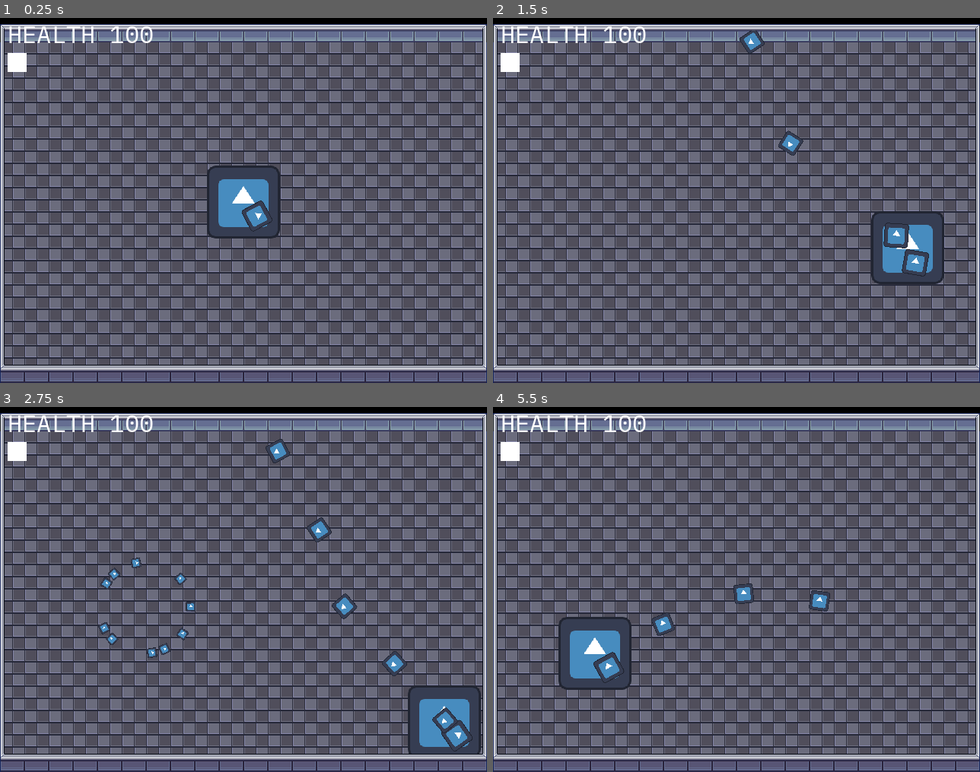
Above: before the commit, frames 1-4 (two rows, left to right).
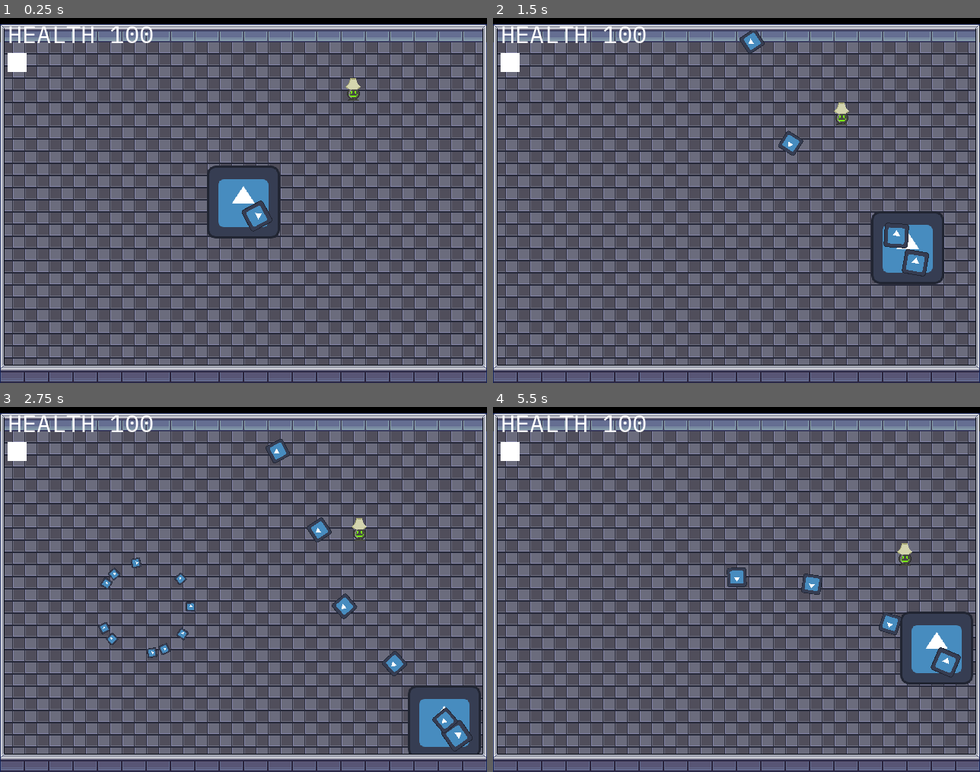
Above: after the commit, the same moments.

Repository: kevinfiddick/kill-switch
Game: Godot game, scene res://scenes/TestLevel.tscn
Two runs of this game, one before a commit and one after it. Both use one fixed random seed, a clock stepped at 60 frames per second and the inputs below. This scene is started directly instead of the project's main scene. The engine's default icon, where the game draws it, is replaced by a stand-in: a white triangle on a blue panel in a dark square.
Inputs (mouse positions are in pixels of both pictures, inside the frame that each line leads up to):
- Up to frame 1 (0.25 s): no input
- Up to frame 2 (1.5 s): move the mouse to (843, 182) at 0.52 s; press the mouse at (843, 182) at 0.53 s; hold D (right) 0.53-1.28 s; move the mouse to (639, 218) at 1.27 s; release the mouse at (639, 218) at 1.28 s; hold Down (down) from 1.28 s (still down); right-click (639, 218) at 1.35 s
- Up to frame 3 (2.75 s): move the mouse to (292, 509) at 2.02 s; release Down (down) at 2.03 s; press the mouse at (292, 509) at 2.03 s; hold D (right) from 2.03 s (still down)
- Up to frame 4 (5.5 s): move the mouse to (712, 662) at 2.77 s; release D (right) at 2.78 s; release the mouse at (712, 662) at 2.78 s; hold Up (up) 2.78-3.53 s; right-click (712, 662) at 2.85 s; move the mouse to (882, 644) at 3.52 s; press the mouse at (882, 644) at 3.53 s; hold Left (left) 3.53-5.03 s; move the mouse to (590, 534) at 4.27 s; release the mouse at (590, 534) at 4.28 s; right-click (590, 534) at 4.35 s; move the mouse to (760, 589) at 5.02 s; press the mouse at (760, 589) at 5.03 s; hold Down (down) from 5.03 s (still down)

The runs differ from the first frame. In frame 1, 0.1% of the frame differs, in the area x 70-75%, y 16-23%; in frame 2, 0.1%; in frame 3, 0.1%; in frame 4, 6.7%, in the area x 13-99%, y 37-78%.

Commit message:
basic follow script

Diff:
--- a/scenes/EnemyLamp.tscn
+++ b/scenes/EnemyLamp.tscn
@@ -1,15 +1,16 @@
 [gd_scene load_steps=6 format=3 uid="uid://livwjhvch2l5"]
 
+[ext_resource type="Script" path="res://scripts/enemy-lamp/EnemyLamp.gd" id="1_e8ihl"]
 [ext_resource type="Texture2D" uid="uid://ciipvnn7hl8ka" path="res://lamp_enemy_1.png" id="1_jdv2o"]
 [ext_resource type="PackedScene" uid="uid://c4d2o7kq4cvo8" path="res://scenes/state-machine/StateMachine.tscn" id="2_cty6b"]
-[ext_resource type="PackedScene" uid="uid://fihh6gvlogox" path="res://scenes/state-machine/State.tscn" id="3_07tbm"]
-[ext_resource type="Script" path="res://scripts/state-machine/State.gd" id="4_51doq"]
+[ext_resource type="Script" path="res://scripts/enemy-lamp/FollowState.gd" id="3_3fokr"]
 
 [sub_resource type="CapsuleShape2D" id="CapsuleShape2D_snlun"]
 radius = 8.0
 height = 29.0
 
 [node name="EnemyLamp" type="CharacterBody2D"]
+script = ExtResource("1_e8ihl")
 
 [node name="Sprite2D" type="Sprite2D" parent="."]
 texture = ExtResource("1_jdv2o")
@@ -18,7 +19,8 @@
 position = Vector2(0, 0.5)
 shape = SubResource("CapsuleShape2D_snlun")
 
-[node name="StateMachine" parent="." instance=ExtResource("2_cty6b")]
+[node name="StateMachine" parent="." node_paths=PackedStringArray("initial_state") instance=ExtResource("2_cty6b")]
+initial_state = NodePath("FollowState")
 
-[node name="State" parent="StateMachine" instance=ExtResource("3_07tbm")]
-script = ExtResource("4_51doq")
+[node name="FollowState" type="Node" parent="StateMachine"]
+script = ExtResource("3_3fokr")
--- a/scenes/TestLevel.tscn
+++ b/scenes/TestLevel.tscn
@@ -1,7 +1,8 @@
-[gd_scene load_steps=9 format=4 uid="uid://c0h1yc846ndk2"]
+[gd_scene load_steps=10 format=4 uid="uid://b0u3qd5uxyoln"]
 
 [ext_resource type="Texture2D" uid="uid://bio0cehn3s4gk" path="res://Simple interior sprite sheet.png" id="1_osbuq"]
 [ext_resource type="PackedScene" uid="uid://c2160l6nbot3u" path="res://scenes/Player.tscn" id="2_juyo5"]
+[ext_resource type="PackedScene" uid="uid://livwjhvch2l5" path="res://scenes/EnemyLamp.tscn" id="3_tf5gl"]
 
 [sub_resource type="TileSetAtlasSource" id="TileSetAtlasSource_7g37r"]
 texture = ExtResource("1_osbuq")
@@ -223,3 +224,7 @@
 
 [node name="Player" parent="." instance=ExtResource("2_juyo5")]
 position = Vector2(320, 242)
+
+[node name="EnemyLamp" parent="." node_paths=PackedStringArray("player_reference") instance=ExtResource("3_tf5gl")]
+position = Vector2(469, 89)
+player_reference = NodePath("../Player")
--- a/scenes/state-machine/State.tscn
+++ /dev/null
@@ -1,3 +0,0 @@
-[gd_scene format=3 uid="uid://fihh6gvlogox"]
-
-[node name="State" type="Node"]
--- /dev/null
+++ b/scripts/enemy-lamp/EnemyLamp.gd
@@ -0,0 +1,10 @@
+extends CharacterBody2D
+
+@export var player_reference : Node2D
+@export var SPEED = 30.0
+
+
+# Function to handle movement and velocity
+func movement_and_velocity(move_direction):
+	velocity = SPEED * move_direction
+	move_and_slide()  # Apply the calculated velocity to the character\
--- /dev/null
+++ b/scripts/enemy-lamp/FollowState.gd
@@ -0,0 +1,24 @@
+extends State
+
+@onready var player = owner.player_reference
+@export var in_range_distance = 20.0
+
+func Enter():
+	pass
+func Exit():
+	pass
+func Update(delta):
+	if player:
+		var player_position = player.get_global_position()
+		var owner_position = owner.get_global_position()
+		if owner_position.distance_to(player_position) < in_range_distance:
+			print_debug("In Attack Range")
+			#Transitioned.emit(self, "AttackState")
+
+func Physics_Update(delta):
+	if player:
+		var player_position = player.get_global_position()
+		var owner_position = owner.get_global_position()
+		var movement_direction = (player_position - owner_position).normalized()
+		owner.movement_and_velocity(movement_direction)
+		#owner.set_facing_direction(movement_direction, delta)
